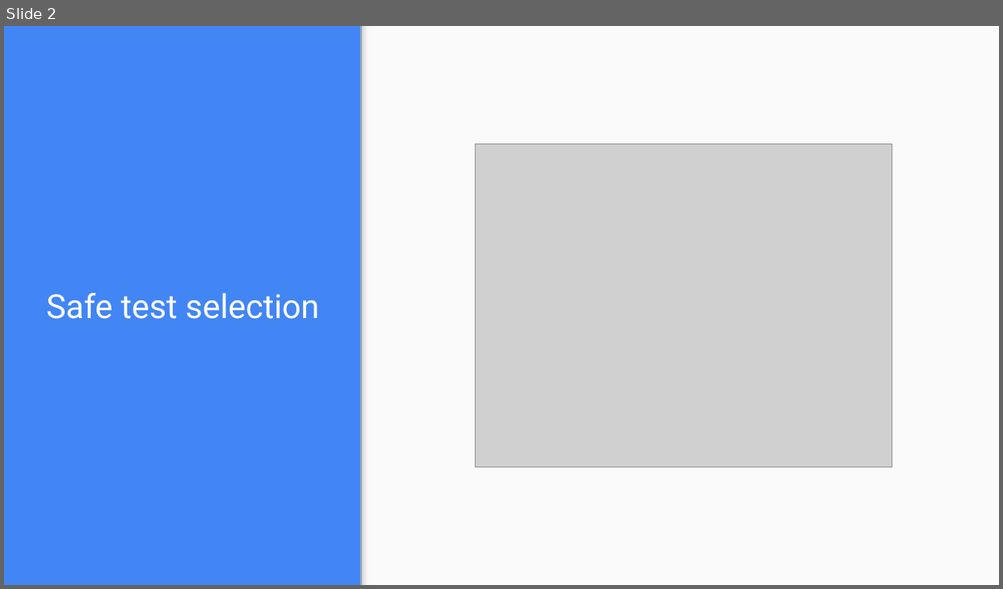
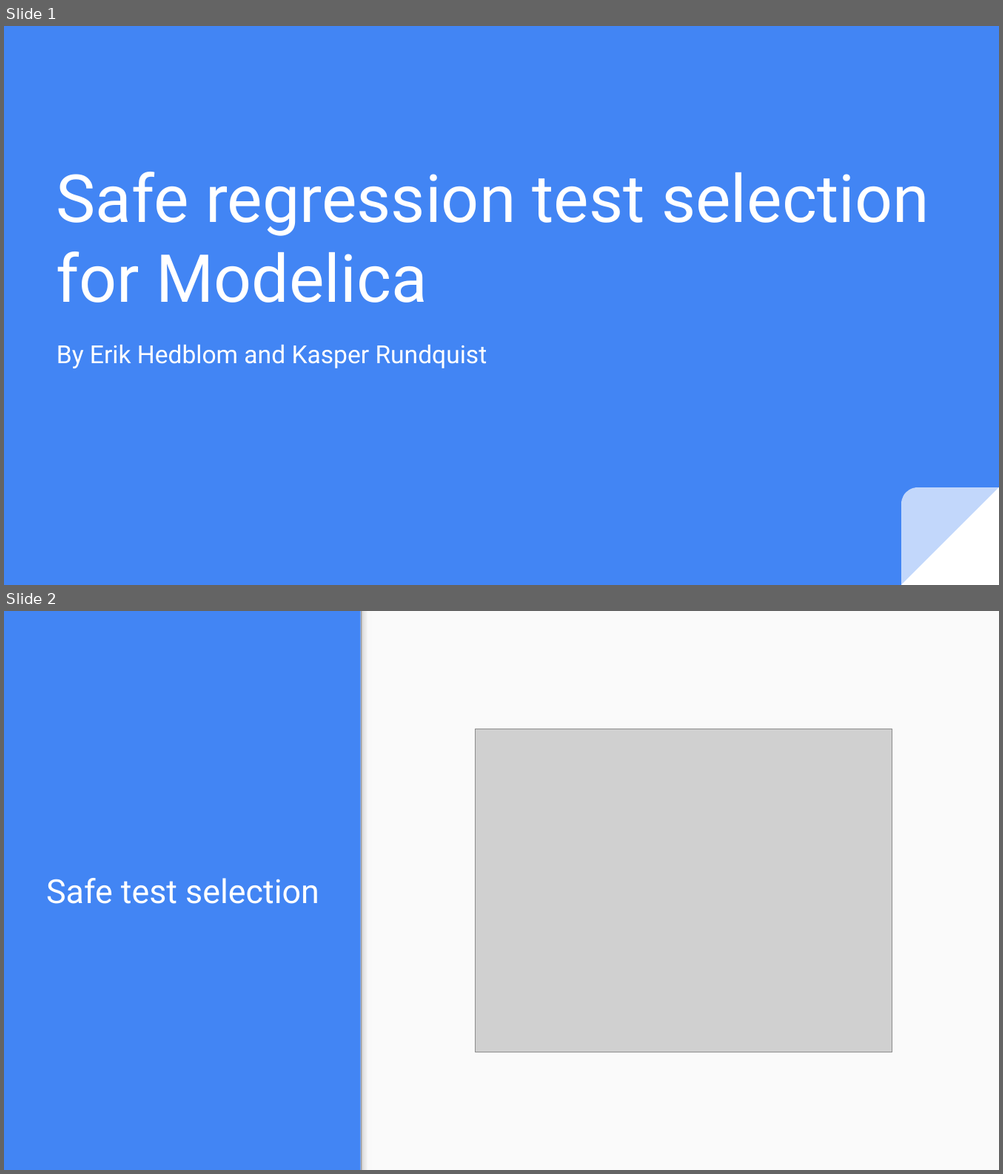
Before and after one commit to ErikHedblom/Master-Thesis, a slide deck: Exjobbspresentation.pptx. Shown one above the other, each under a label of ours: slide 2 before the commit, slides 1 and 2 after it. The pictures are 1003x589 and 1003x1174 pixels, drawn with LibreOffice and Linux fonts; fonts in the diff are those of the drawing; grey boxes stand for pictures. Boxes give left, top, right and bottom in pixels: in the first picture for what was removed or moved away, otherwise in the second. Text is boxed around its words. In the diff, an @@ line names an element or a change of style, - is before the commit and + after.

```diff
--- a/Exjobbspresentation.pptx
+++ b/Exjobbspresentation.pptx
@@ slide 1 added at (4, 26, 999, 585), background #4285F4 @@
@@ title added at (57, 172, 928, 303), 48 pt, text #FFFFFF @@
+Safe regression test selection for Modelica
@@ subtitle added at (57, 345, 487, 369), 18 pt, text #FFFFFF @@
+By Erik Hedblom and Kasper Rundquist
@@ right triangle added at (901, 488, 999, 585), fill #FFFFFF @@
@@ round rect added at (901, 488, 999, 585), fill #FFFFFF at 68% opacity @@
```
Also in this commit, not shown: 3 slides changed, 2 other slides added, 3 slides removed.
